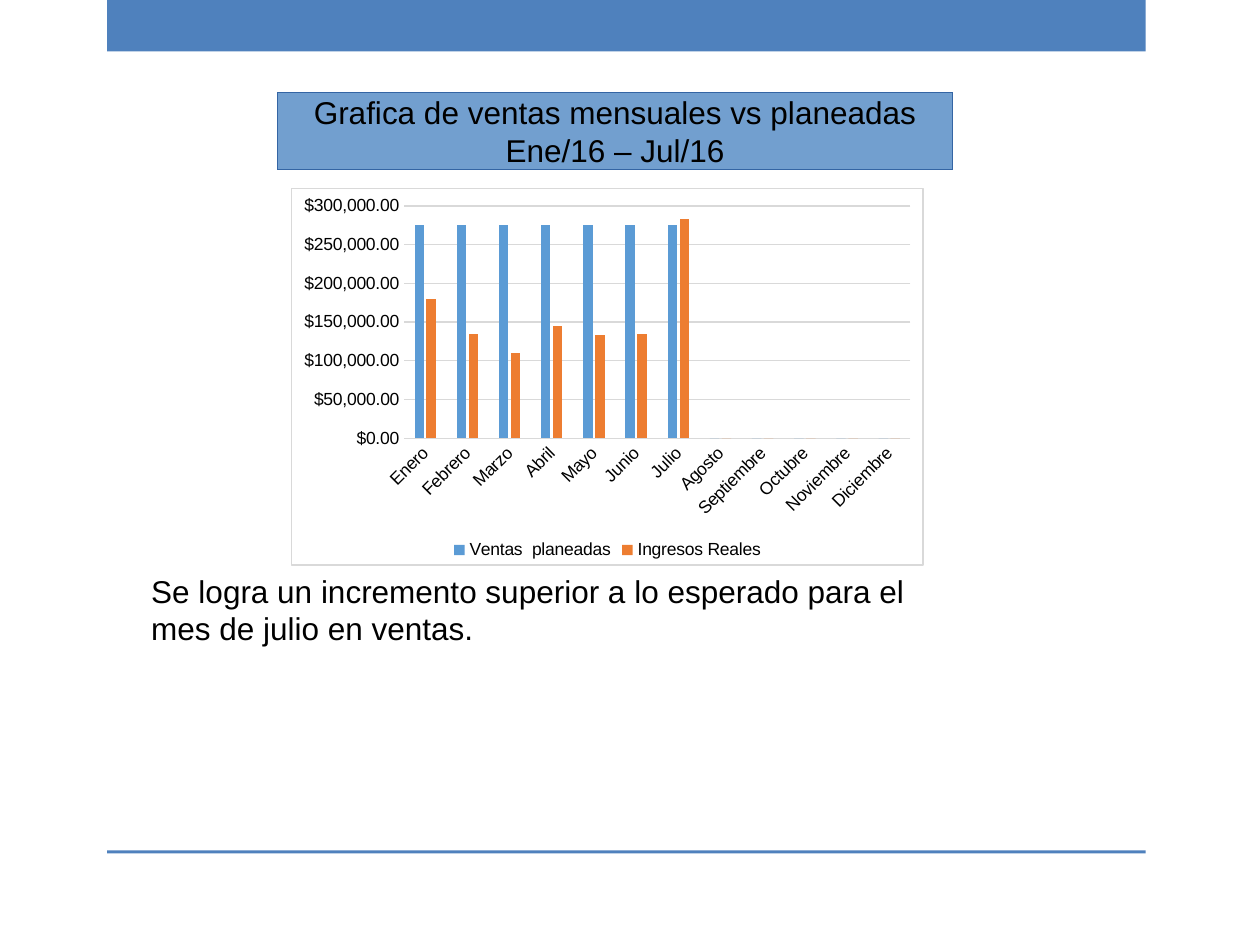
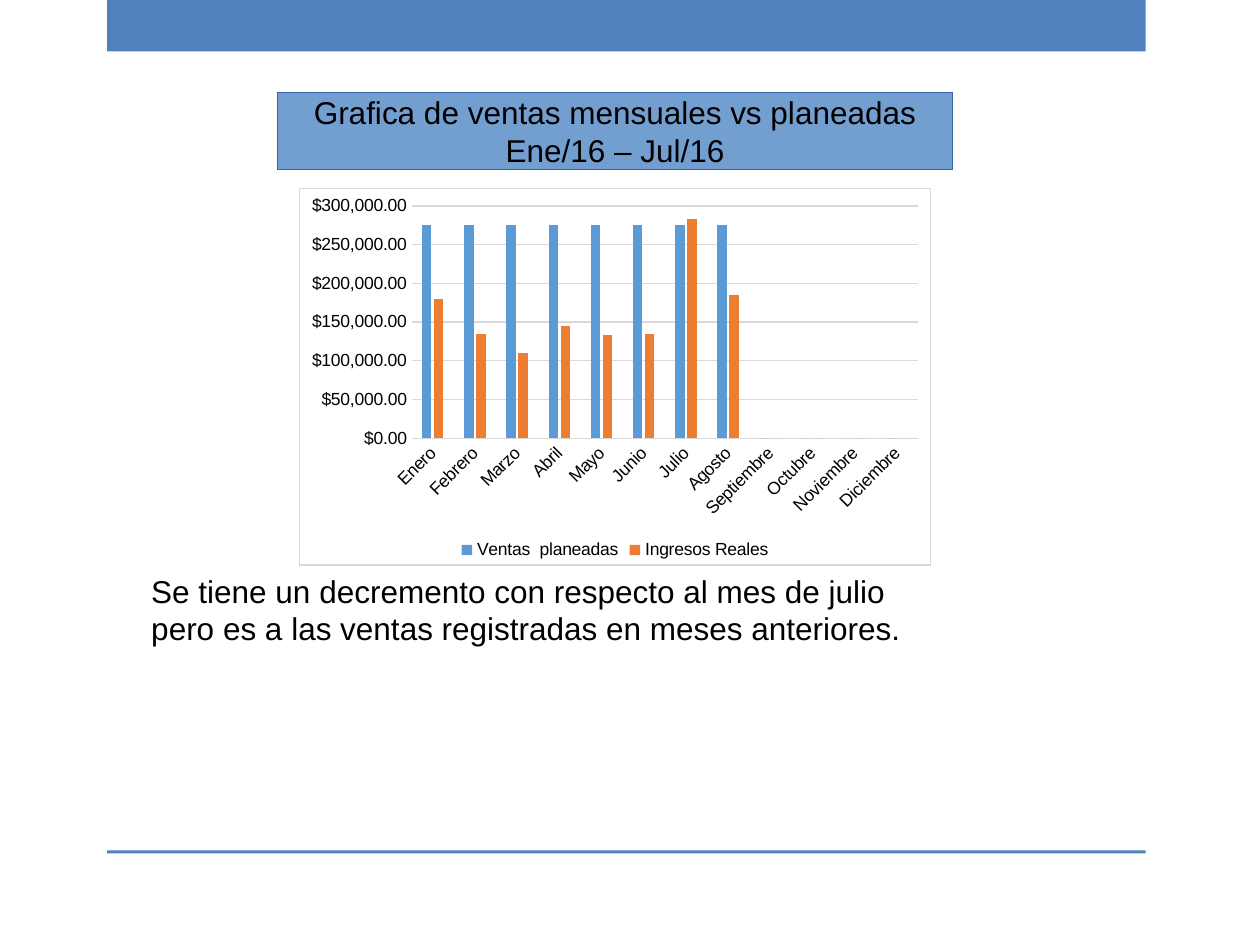
Before and after one commit to ricardo-novelasos/SOSQTP, a slide deck: slide 17 of Proyectos/2016/Métricas y monitoreo/Reporte_monitoreo_2016.pptx. Drawn at 1260x945 pixels with LibreOffice and Linux fonts; fonts in the diff are those of the drawing; background and template pictures are left out. Boxes give left, top, right and bottom in pixels: in the first picture for what was removed or moved away, otherwise in the second. Text is boxed around its words. In the diff, an @@ line names an element or a change of style, - is before the commit and + after.

Commit message:
Monitoreo Agosto, 2016

```diff
--- a/Proyectos/2016/Métricas y monitoreo/Reporte_monitoreo_2016.pptx
+++ b/Proyectos/2016/Métricas y monitoreo/Reporte_monitoreo_2016.pptx
@@ column chart at (x1=299, y1=188, x2=931, y2=566) @@
@@ Ventas  planeadas, Agosto: 0 to 275000 @@
@@ Ingresos Reales, Agosto: - to 185000 @@
@@ column chart moved from (x1=291, y1=188, x2=924, y2=566) to (x1=299, y1=188, x2=931, y2=566) @@
@@ text at (x1=151, y1=580, x2=900, y2=646): text changed @@
-Se logra un incremento superior a lo esperado para el mes de julio en ventas.
+Se tiene un decremento con respecto al mes de julio pero es a las ventas registradas en meses anteriores.
```
Also in this commit, not shown: 20 other slides changed, 1 other file.
